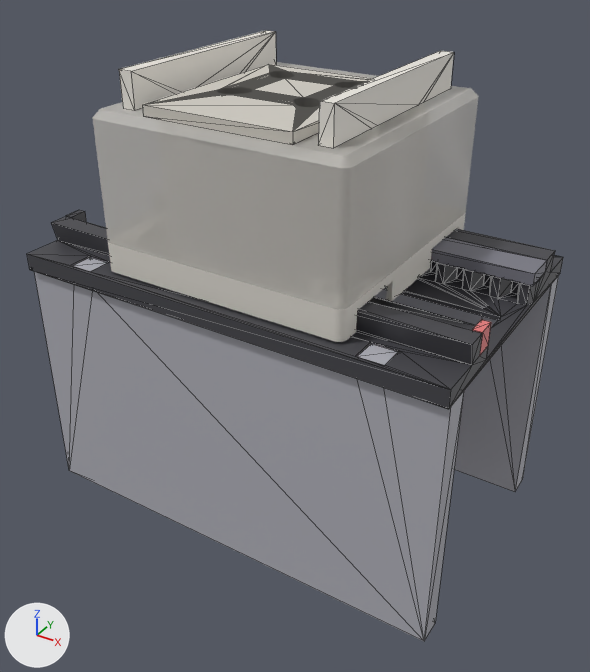
Renders of the Blender file 2-0/kasseta/Стенд_тележка_114.blend from each side of a commit.
Before and after are seen from a 50 mm lens placed at (45.9, -71.9, 38.7), pointed at (1.3, -1.9, -9.2). Lighting does not change. The marker at lower left points along +X, +Y and +Z. The picture after the commit comes second. Mesh edges are drawn as thin lines on the coarser meshes.

Names of what the first picture shows: 'борт ложа 1', 'борт ложа 2', 'крышка над зубьями (планка)', 'кубик', 'нижний этаж', 'ножка 1', 'ножка 2', 'платформа', 'прижимная пластина' and 1 more.
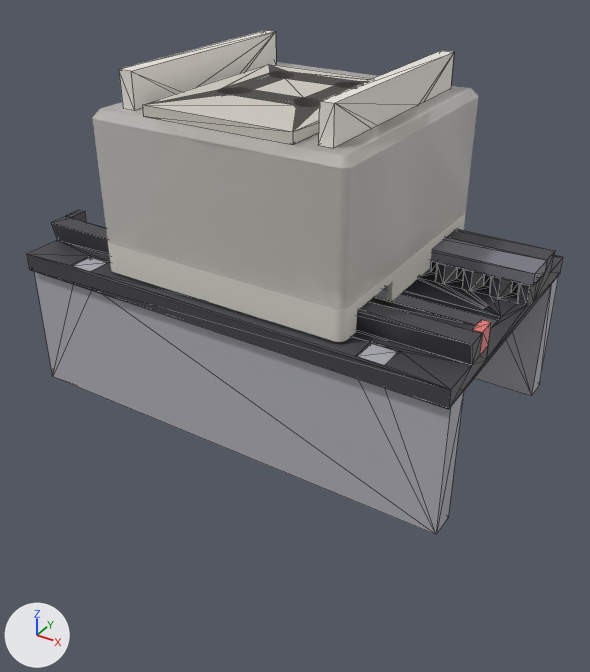
Diff of the bpy script that builds the scene:
```diff
--- a/2-0/kasseta/Стенд_тележка_114.blend.py
+++ b/2-0/kasseta/Стенд_тележка_114.blend.py
@@ me_gt_nozhka @@
 # used by ob_ножка_1; location = (0.0, 0.0, 0.0)
 # before: 1 (-26.0, 15.4, -32.0), 2 (-26.0, 12.6, -32.0), 9 (26.0, 12.6, -32.0) at pixel (515, 491), 19 (26.0, 15.4, -32.0) at pixel (522, 479)
-me_gt_nozhka.from_pydata(...)  # 24 vertices, 44 faces; spans x -26.0..26.0, y 12.6..15.4, z -32.0..-0.1
+me_gt_nozhka.from_pydata(...)  # 24 vertices, 44 faces; spans x -26.0..26.0, y 12.6..15.4, z -17.0..-0.1
+# me_gt_nozhka part 1
+for i in [1, 2, 9, 19]: me_gt_nozhka.vertices[i].co += Vector((0.0, 0.0, 15.0))
+# other edits to the shape of me_gt_nozhka do not show in these pictures
 me_gt_nozhka.materials.append(mat_ножки)
@@ me_gt_nozhka_001 @@
 # used by ob_ножка_2; location = (0.0, 0.0, 0.0); rotation_euler = (0.0, 0.0, 3.142), in degrees (0, 0, 180)
 # before: 1 (-26.0, 15.4, -32.0) at pixel (424, 641), 2 (-26.0, 12.6, -32.0) at pixel (435, 623), 9 (26.0, 12.6, -32.0), 19 (26.0, 15.4, -32.0) at pixel (69, 470)
-me_gt_nozhka_001.from_pydata(...)  # 24 vertices, 44 faces; spans x -26.0..26.0, y 12.6..15.4, z -32.0..-0.1
+me_gt_nozhka_001.from_pydata(...)  # 24 vertices, 44 faces; spans x -26.0..26.0, y 12.6..15.4, z -17.0..-0.1
+# me_gt_nozhka_001 part 2
+for i in [1, 2, 9, 19]: me_gt_nozhka_001.vertices[i].co += Vector((0.0, 0.0, 15.0))
+# other edits to the shape of me_gt_nozhka_001 do not show in these pictures
 me_gt_nozhka_001.materials.append(mat_ножки)
```

Where the change shows, as pixel boxes (x1, y1, x2, y2) in the pictures (590 x 672 px; the box of a moved part takes in the faces that stretch with it):
'ножка 2', reshaped (28% shorter): before (34, 257, 464, 641); after (34, 257, 464, 535)
'ножка 1', reshaped: before (374, 275, 559, 492); after (374, 275, 559, 396)
part 2 of me_gt_nozhka_001, moved or reshaped: before (51, 283, 463, 641); after (51, 283, 463, 535)
